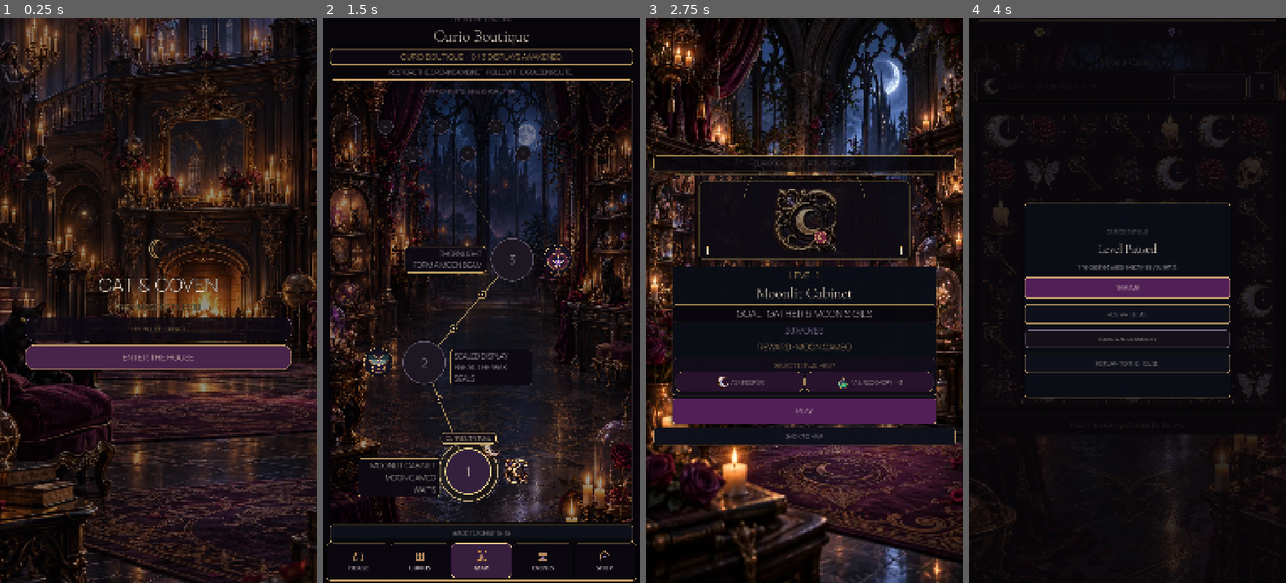
Above: before the commit, frames 1-4 (left to right).
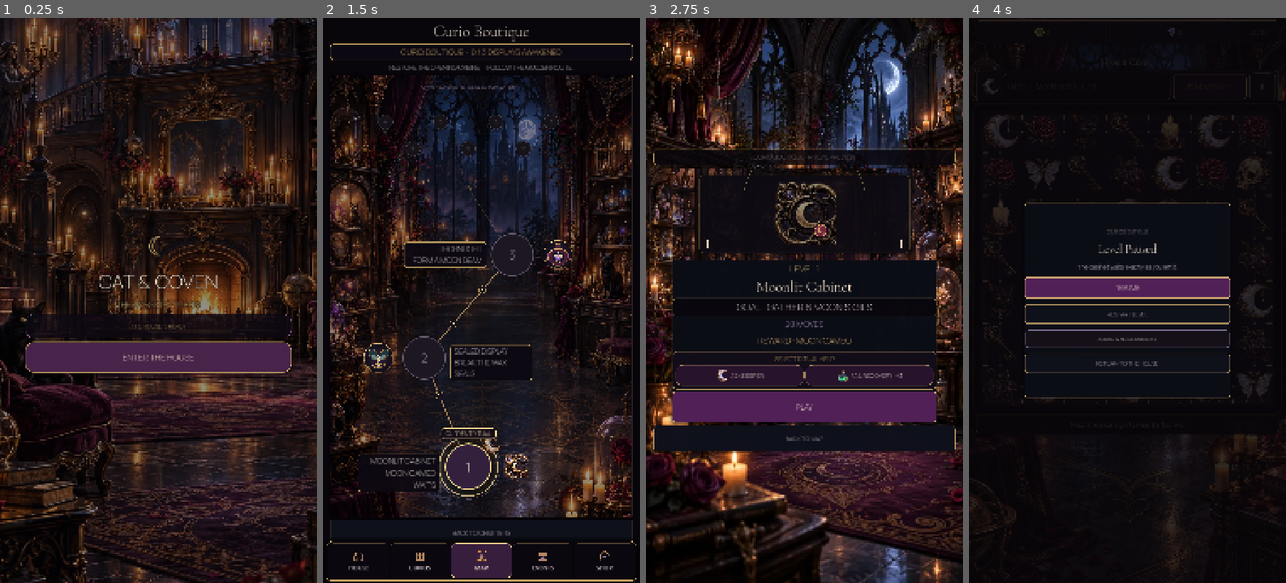
Above: after the commit, the same moments.

Repository: Jay-prodesign/akilta-match3
Game: Godot game, scene res://src/app/app_bootstrap.tscn
Same seed, same stepped clock (60 frames per second), same inputs: the game is played once before the commit and once after it.
Inputs:
- Up to frame 1 (0.25 s): no input
- Up to frame 2 (1.5 s): click "ENTER THE HOUSE" at 0.5 s; click "PLAY LEVEL 1" at 1.25 s
- Up to frame 3 (2.75 s): click "1" at 2 s
- Up to frame 4 (4 s): click "PLAY" at 2.75 s; click "Ⅱ" at 3.5 s

The runs differ from the first frame. In frame 1, 2.8% of the frame differs, in the area x 8-92%, y 38-64%; in frame 2, 21%, in the area x 2-98%, y 0-93%; in frame 3, 11%; in frame 4, nothing differs.

Commit message:
Normalize core journey CTA geometry

Diff:
--- a/src/ui/home/house_home.tscn
+++ b/src/ui/home/house_home.tscn
@@ -205,16 +205,16 @@
 mouse_filter = 2
 
 [node name="MoonHotspot" type="Button" parent="RoomView/CurioHotspots"]
-custom_minimum_size = Vector2(60, 60)
+custom_minimum_size = Vector2(88, 88)
 layout_mode = 1
 anchor_left = 0.93
 anchor_top = 0.27
 anchor_right = 0.93
 anchor_bottom = 0.27
-offset_left = -30.0
-offset_top = -30.0
-offset_right = 30.0
-offset_bottom = 30.0
+offset_left = -44.0
+offset_top = -44.0
+offset_right = 44.0
+offset_bottom = 44.0
 grow_horizontal = 2
 grow_vertical = 2
 focus_mode = 1
@@ -231,16 +231,16 @@
 text = "·"
 
 [node name="MothHotspot" type="Button" parent="RoomView/CurioHotspots"]
-custom_minimum_size = Vector2(60, 60)
+custom_minimum_size = Vector2(88, 88)
 layout_mode = 1
 anchor_left = 0.93
 anchor_top = 0.38
 anchor_right = 0.93
 anchor_bottom = 0.38
-offset_left = -30.0
-offset_top = -30.0
-offset_right = 30.0
-offset_bottom = 30.0
+offset_left = -44.0
+offset_top = -44.0
+offset_right = 44.0
+offset_bottom = 44.0
 grow_horizontal = 2
 grow_vertical = 2
 focus_mode = 1
@@ -254,16 +254,16 @@
 text = "·"
 
 [node name="ThornHotspot" type="Button" parent="RoomView/CurioHotspots"]
-custom_minimum_size = Vector2(60, 60)
+custom_minimum_size = Vector2(88, 88)
 layout_mode = 1
 anchor_left = 0.93
 anchor_top = 0.49
 anchor_right = 0.93
 anchor_bottom = 0.49
-offset_left = -30.0
-offset_top = -30.0
-offset_right = 30.0
-offset_bottom = 30.0
+offset_left = -44.0
+offset_top = -44.0
+offset_right = 44.0
+offset_bottom = 44.0
 grow_horizontal = 2
 grow_vertical = 2
 focus_mode = 1
@@ -277,16 +277,16 @@
 text = "·"
 
 [node name="KeeperHotspot" type="Button" parent="RoomView/CurioHotspots"]
-custom_minimum_size = Vector2(68, 68)
+custom_minimum_size = Vector2(88, 88)
 layout_mode = 1
 anchor_left = 0.27
 anchor_top = 0.56
 anchor_right = 0.27
 anchor_bottom = 0.56
-offset_left = -34.0
-offset_top = -34.0
-offset_right = 34.0
-offset_bottom = 34.0
+offset_left = -44.0
+offset_top = -44.0
+offset_right = 44.0
+offset_bottom = 44.0
 grow_horizontal = 2
 grow_vertical = 2
 focus_mode = 1
@@ -363,7 +363,7 @@
 autowrap_mode = 2
 
 [node name="Dismiss" type="Button" parent="Layout/FirstRitualGuide/GuideRow"]
-custom_minimum_size = Vector2(90, 58)
+custom_minimum_size = Vector2(96, 88)
 layout_mode = 2
 theme_override_colors/font_color = Color(0.96, 0.9, 0.83, 1)
 theme_override_font_sizes/font_size = 16
@@ -423,7 +423,7 @@
 autowrap_mode = 2
 
 [node name="PlayButton" type="Button" parent="Layout"]
-custom_minimum_size = Vector2(820, 82)
+custom_minimum_size = Vector2(820, 104)
 layout_mode = 2
 size_flags_horizontal = 4
 theme_override_colors/font_color = Color(0.988, 0.933, 0.831, 1)
@@ -444,11 +444,13 @@
 layout_mode = 2
 
 [node name="CollectionButton" type="Button" parent="Layout/ActionDock/Actions"]
+custom_minimum_size = Vector2(0, 88)
 layout_mode = 2
 theme_override_styles/normal = SubResource("SecondaryButton")
 text = "RELIQUARY · 0 / 3"
 
 [node name="SettingsButton" type="Button" parent="Layout/ActionDock/Actions"]
+custom_minimum_size = Vector2(0, 88)
 layout_mode = 2
 theme_override_styles/normal = SubResource("SecondaryButton")
 text = "SETTINGS"
--- a/src/ui/map/chapter_map.tscn
+++ b/src/ui/map/chapter_map.tscn
@@ -376,7 +376,7 @@
 layout_mode = 0
 
 [node name="Back" type="Button" parent="Layout"]
-custom_minimum_size = Vector2(0, 56)
+custom_minimum_size = Vector2(0, 88)
 layout_mode = 2
 theme_override_colors/font_color = Color(0.945, 0.91, 0.866, 1)
 theme_override_font_sizes/font_size = 22
--- a/src/ui/map/chapter_select.tscn
+++ b/src/ui/map/chapter_select.tscn
@@ -163,7 +163,7 @@
 theme_override_constants/separation = 10
 
 [node name="HeaderBack" type="Button" parent="Layout/ChapterHeader"]
-custom_minimum_size = Vector2(62, 56)
+custom_minimum_size = Vector2(88, 88)
 layout_mode = 2
 theme_override_colors/font_color = Color(0.96, 0.9, 0.83, 1)
 theme_override_font_sizes/font_size = 30
@@ -197,7 +197,7 @@
 horizontal_alignment = 1
 
 [node name="HeaderSpacer" type="Control" parent="Layout/ChapterHeader"]
-custom_minimum_size = Vector2(62, 1)
+custom_minimum_size = Vector2(88, 1)
 layout_mode = 2
 
 [node name="ChapterSummary" type="Label" parent="Layout"]
--- a/src/ui/prestart/level_prestart.tscn
+++ b/src/ui/prestart/level_prestart.tscn
@@ -308,7 +308,7 @@
 text = "FAIL RECOVERY · +3"
 
 [node name="Start" type="Button" parent="Layout/Card/Content"]
-custom_minimum_size = Vector2(0, 88)
+custom_minimum_size = Vector2(0, 104)
 layout_mode = 2
 theme_override_colors/font_color = Color(0.988, 0.933, 0.831, 1)
 theme_override_colors/font_hover_color = Color(0.988, 0.933, 0.831, 1)
@@ -319,7 +319,7 @@
 text = "PLAY"
 
 [node name="Back" type="Button" parent="Layout"]
-custom_minimum_size = Vector2(0, 60)
+custom_minimum_size = Vector2(0, 88)
 layout_mode = 2
 theme_override_colors/font_color = Color(0.945, 0.91, 0.866, 1)
 theme_override_colors/font_hover_color = Color(0.988, 0.933, 0.831, 1)
--- a/src/ui/splash/splash_screen.tscn
+++ b/src/ui/splash/splash_screen.tscn
@@ -167,7 +167,7 @@
 autowrap_mode = 2
 
 [node name="Enter" type="Button" parent="Layout"]
-custom_minimum_size = Vector2(0, 84)
+custom_minimum_size = Vector2(0, 104)
 layout_mode = 2
 theme_override_colors/font_color = Color(0.957, 0.898, 0.788, 1)
 theme_override_colors/font_hover_color = Color(1, 0.945, 0.851, 1)
